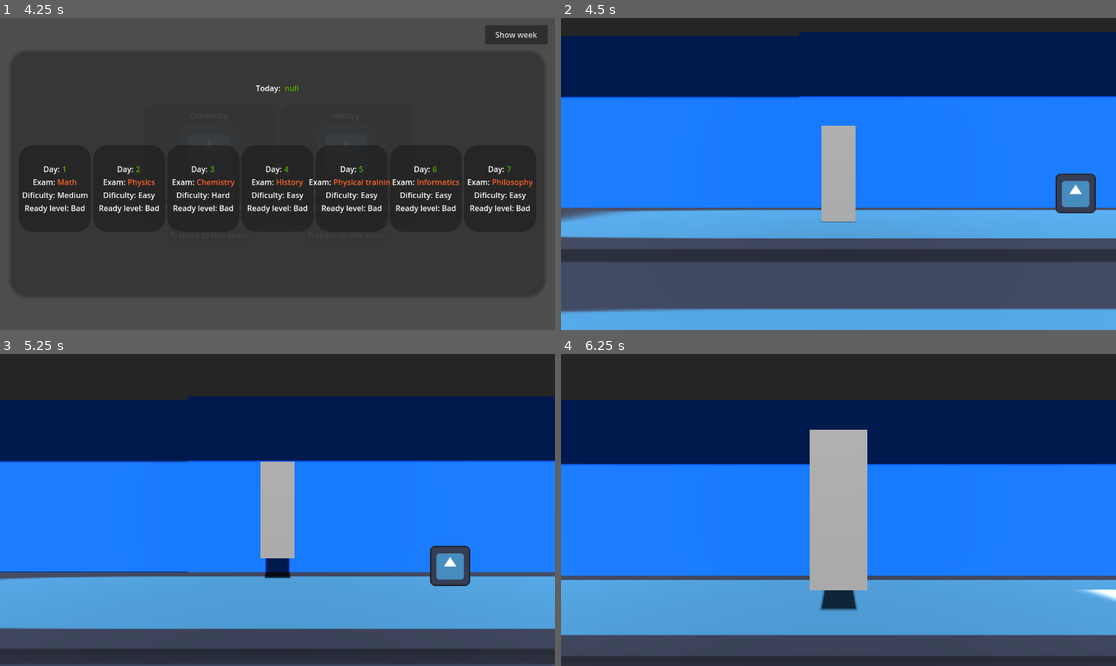
Above: before the commit, frames 1-4 (two rows, left to right).
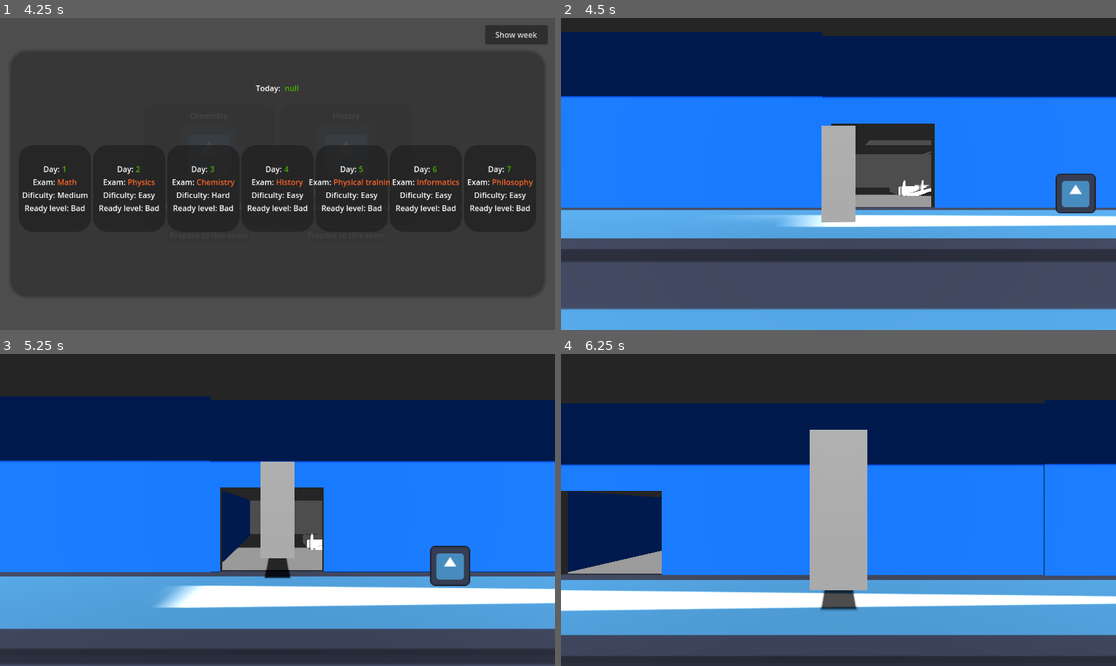
Above: after the commit, the same moments.

Repository: sudo-m3z1m/MakeItBeforeTheTest
Game: Godot game, scene res://Prefabs/UI/main_manu.tscn
Two runs of this game, one before a commit and one after it. Both use one fixed random seed, a clock stepped at 60 frames per second and the inputs below. The engine's default icon, where the game draws it, is replaced by a stand-in: a white triangle on a blue panel in a dark square.
Inputs:
- Up to frame 1 (4.25 s): click "Play!" at 0.5 s; click "Play on computer" at 1.25 s; click "Play on computer" at 2 s; click "Show week" at 2.75 s; click "Prepare to passing exam" at 3.5 s
- Up to frame 2 (4.5 s): click "Prepare to this exam" at 4.25 s
- Up to frame 3 (5.25 s): tap Enter (ui_accept) at 5 s; hold D (Right) from 5.03 s (still down)
- Up to frame 4 (6.25 s): tap Enter (ui_accept) at 5.27, 6.02 s; release D (Right) at 5.78 s; hold S (Down) from 5.78 s (still down)

Frame 1 is identical in both runs. In frame 2, 8.5% of the frame differs, in the area x 0-100%, y 4-95%; in frame 3, 9.8%; in frame 4, 11%, in the area x 0-100%, y 14-83%.

Commit message:
Changed size of floors in second step.

Diff:
--- a/Prefabs/Univercity/test_scene.tscn
+++ b/Prefabs/Univercity/test_scene.tscn
@@ -18,9 +18,9 @@
 [node name="TestScene" type="Node3D"]
 
 [node name="CSGBox3D" type="CSGBox3D" parent="."]
-transform = Transform3D(1, 0, 0, 0, 1, 0, 0, 0, 1, 20.9942, -2.41226, 0.33829)
+transform = Transform3D(1, 0, 0, 0, 1, 0, 0, 0, 1, 1.15825, -2.41226, 0.33829)
 use_collision = true
-size = Vector3(85.4482, 5.31885, 3.83179)
+size = Vector3(125.12, 5.31885, 3.83179)
 material = SubResource("StandardMaterial3D_qrxs7")
 
 [node name="Player" parent="." instance=ExtResource("2_kblx5")]
@@ -42,72 +42,42 @@
 item_path = "res://Prefabs/Items/smartphone.gd"
 
 [node name="Wall" type="CSGBox3D" parent="."]
-transform = Transform3D(1, 0, 0, 0, 1, 0, 0, 0, 1, 21.9837, 17.3467, -5.99272)
+transform = Transform3D(1, 0, 0, 0, 1, 0, 0, 0, 1, 32.7224, 17.3467, -5.99272)
 use_collision = true
-size = Vector3(47.2165, 34.3514, 9.18701)
+size = Vector3(26.0532, 34.3514, 9.18701)
 material = SubResource("StandardMaterial3D_ilteh")
 
-[node name="Upstairs" parent="." instance=ExtResource("5_ohu2p")]
-transform = Transform3D(1.6, 0, 0, 0, 1.6, 0, 0, 0, 1.6, 55.9267, 0.0287373, -6.62322)
+[node name="Wall2" type="CSGBox3D" parent="."]
+transform = Transform3D(1, 0, 0, 0, 1, 0, 0, 0, 1, -13.7062, 17.3467, -5.99272)
+use_collision = true
+size = Vector3(26.0532, 34.3514, 9.18701)
+material = SubResource("StandardMaterial3D_ilteh")
 
-[node name="Upstairs2" parent="." instance=ExtResource("5_ohu2p")]
-transform = Transform3D(1.6, 0, 0, 0, 1.6, 0, 0, 0, 1.6, -11.9305, 0.0287373, -6.62322)
-
-[node name="Upstairs3" parent="." instance=ExtResource("5_ohu2p")]
-transform = Transform3D(1.6, 0, 0, 0, 1.6, 0, 0, 0, 1.6, 55.9267, 7.47432, -6.62322)
-
-[node name="CSGBox3D2" parent="Upstairs3/FirstFloorCell/FirstFloor" index="0"]
-visible = true
-
-[node name="Upstairs4" parent="." instance=ExtResource("5_ohu2p")]
-transform = Transform3D(1.6, 0, 0, 0, 1.6, 0, 0, 0, 1.6, -11.9544, 7.47432, -6.62322)
-
-[node name="CSGBox3D2" parent="Upstairs4/FirstFloorCell/FirstFloor" index="0"]
-visible = true
-
-[node name="Upstairs5" parent="." instance=ExtResource("5_ohu2p")]
-transform = Transform3D(1.6, 0, 0, 0, 1.6, 0, 0, 0, 1.6, -11.9544, 14.9386, -6.62322)
-
-[node name="CSGBox3D2" parent="Upstairs5/FirstFloorCell/FirstFloor" index="0"]
-visible = true
-
-[node name="Upstairs6" parent="." instance=ExtResource("5_ohu2p")]
-transform = Transform3D(1.6, 0, 0, 0, 1.6, 0, 0, 0, 1.6, -11.9544, 22.3656, -6.62322)
-
-[node name="CSGBox3D2" parent="Upstairs6/FirstFloorCell/FirstFloor" index="0"]
-visible = true
-
-[node name="Upstairs7" parent="." instance=ExtResource("5_ohu2p")]
-transform = Transform3D(1.6, 0, 0, 0, 1.6, 0, 0, 0, 1.6, 55.927, 22.366, -6.623)
-
-[node name="CSGBox3D2" parent="Upstairs7/FirstFloorCell/FirstFloor" index="0"]
-visible = true
-
-[node name="Upstairs8" parent="." instance=ExtResource("5_ohu2p")]
-transform = Transform3D(1.6, 0, 0, 0, 1.6, 0, 0, 0, 1.6, 55.927, 14.939, -6.623)
-
-[node name="CSGBox3D2" parent="Upstairs8/FirstFloorCell/FirstFloor" index="0"]
-visible = true
+[node name="Wall3" type="CSGBox3D" parent="."]
+transform = Transform3D(1, 0, 0, 0, 1, 0, 0, 0, 1, -54.0285, 17.3467, -5.99272)
+use_collision = true
+size = Vector3(15.6916, 34.3514, 9.18701)
+material = SubResource("StandardMaterial3D_ilteh")
 
 [node name="SecondFloor" type="CSGBox3D" parent="."]
-transform = Transform3D(1, 0, 0, 0, 1, 0, 0, 0, 1, 21.5292, 7.53035, 0.359741)
+transform = Transform3D(1, 0, 0, 0, 1, 0, 0, 0, 1, 1.13024, 7.53035, 0.359741)
 use_collision = true
-size = Vector3(84.7977, 0.162109, 3.76733)
+size = Vector3(125.596, 0.162109, 3.76733)
 
 [node name="ThirdFloor" type="CSGBox3D" parent="."]
-transform = Transform3D(1, 0, 0, 0, 1, 0, 0, 0, 1, 21.3891, 15.0081, 0.465437)
+transform = Transform3D(1, 0, 0, 0, 1, 0, 0, 0, 1, 0.983551, 15.0081, 0.465437)
 use_collision = true
-size = Vector3(85.078, 0.162109, 3.76733)
+size = Vector3(125.889, 0.162109, 3.76733)
 
 [node name="ThirdFloor2" type="CSGBox3D" parent="."]
-transform = Transform3D(1, 0, 0, 0, 1, 0, 0, 0, 1, 21.389, 22.432, 0.465)
+transform = Transform3D(1, 0, 0, 0, 1, 0, 0, 0, 1, 0.995415, 22.432, 0.465)
 use_collision = true
-size = Vector3(85.078, 0.2, 3.767)
+size = Vector3(125.865, 0.2, 3.767)
 
 [node name="ThirdFloor3" type="CSGBox3D" parent="."]
-transform = Transform3D(1, 0, 0, 0, 1, 0, 0, 0, 1, 21.389, 29.8567, 0.465)
+transform = Transform3D(1, 0, 0, 0, 1, 0, 0, 0, 1, 0.707817, 29.8567, 0.465)
 use_collision = true
-size = Vector3(85.078, 0.2, 3.767)
+size = Vector3(126.44, 0.2, 3.767)
 
 [node name="WorldEnvironment" type="WorldEnvironment" parent="."]
 environment = SubResource("Environment_kc4n5")
@@ -116,9 +86,83 @@
 transform = Transform3D(1, 0, 0, 0, 1, 0, 0, 0, 2.44321, 31.253, 0.968542, 0)
 speed_decrease_multiplier = 0.1
 
-[editable path="Upstairs3"]
-[editable path="Upstairs4"]
-[editable path="Upstairs5"]
-[editable path="Upstairs6"]
-[editable path="Upstairs7"]
-[editable path="Upstairs8"]
+[node name="LeftWingUpstairs" type="Node3D" parent="."]
+transform = Transform3D(1, 0, 0, 0, 1, 0, 0, 0, 1, -24.2607, 0, 0)
+
+[node name="Upstairs" parent="LeftWingUpstairs" instance=ExtResource("5_ohu2p")]
+transform = Transform3D(1.6, 0, 0, 0, 1.6, 0, 0, 0, 1.6, -11.9305, 0.0287373, -6.62322)
+
+[node name="Upstairs2" parent="LeftWingUpstairs" instance=ExtResource("5_ohu2p")]
+transform = Transform3D(1.6, 0, 0, 0, 1.6, 0, 0, 0, 1.6, -11.9544, 7.47432, -6.62322)
+
+[node name="CSGBox3D2" parent="LeftWingUpstairs/Upstairs2/FirstFloorCell/FirstFloor" index="0"]
+visible = true
+
+[node name="Upstairs3" parent="LeftWingUpstairs" instance=ExtResource("5_ohu2p")]
+transform = Transform3D(1.6, 0, 0, 0, 1.6, 0, 0, 0, 1.6, -11.9544, 14.9386, -6.62322)
+
+[node name="CSGBox3D2" parent="LeftWingUpstairs/Upstairs3/FirstFloorCell/FirstFloor" index="0"]
+visible = true
+
+[node name="Upstairs4" parent="LeftWingUpstairs" instance=ExtResource("5_ohu2p")]
+transform = Transform3D(1.6, 0, 0, 0, 1.6, 0, 0, 0, 1.6, -11.9544, 22.3656, -6.62322)
+
+[node name="CSGBox3D2" parent="LeftWingUpstairs/Upstairs4/FirstFloorCell/FirstFloor" index="0"]
+visible = true
+
+[node name="RightWingUpstairs" type="Node3D" parent="."]
+
+[node name="Upstairs" parent="RightWingUpstairs" instance=ExtResource("5_ohu2p")]
+transform = Transform3D(1.6, 0, 0, 0, 1.6, 0, 0, 0, 1.6, 55.9267, 0.0287373, -6.62322)
+
+[node name="Upstairs2" parent="RightWingUpstairs" instance=ExtResource("5_ohu2p")]
+transform = Transform3D(1.6, 0, 0, 0, 1.6, 0, 0, 0, 1.6, 55.9267, 7.47432, -6.62322)
+
+[node name="CSGBox3D2" parent="RightWingUpstairs/Upstairs2/FirstFloorCell/FirstFloor" index="0"]
+visible = true
+
+[node name="Upstairs3" parent="RightWingUpstairs" instance=ExtResource("5_ohu2p")]
+transform = Transform3D(1.6, 0, 0, 0, 1.6, 0, 0, 0, 1.6, 55.927, 14.939, -6.623)
+
+[node name="CSGBox3D2" parent="RightWingUpstairs/Upstairs3/FirstFloorCell/FirstFloor" index="0"]
+visible = true
+
+[node name="Upstairs4" parent="RightWingUpstairs" instance=ExtResource("5_ohu2p")]
+transform = Transform3D(1.6, 0, 0, 0, 1.6, 0, 0, 0, 1.6, 55.927, 22.366, -6.623)
+
+[node name="CSGBox3D2" parent="RightWingUpstairs/Upstairs4/FirstFloorCell/FirstFloor" index="0"]
+visible = true
+
+[node name="MiddleWingUpstairs" type="Node3D" parent="."]
+transform = Transform3D(1, 0, 0, 0, 1, 0, 0, 0, 1, -51.8866, 0, 0)
+
+[node name="Upstairs" parent="MiddleWingUpstairs" instance=ExtResource("5_ohu2p")]
+transform = Transform3D(1.6, 0, 0, 0, 1.6, 0, 0, 0, 1.6, 61.333, 0.0287373, -6.62322)
+
+[node name="Upstairs2" parent="MiddleWingUpstairs" instance=ExtResource("5_ohu2p")]
+transform = Transform3D(1.6, 0, 0, 0, 1.6, 0, 0, 0, 1.6, 61.333, 7.47432, -6.62322)
+
+[node name="CSGBox3D2" parent="MiddleWingUpstairs/Upstairs2/FirstFloorCell/FirstFloor" index="0"]
+visible = true
+
+[node name="Upstairs3" parent="MiddleWingUpstairs" instance=ExtResource("5_ohu2p")]
+transform = Transform3D(1.6, 0, 0, 0, 1.6, 0, 0, 0, 1.6, 61.3333, 14.939, -6.623)
+
+[node name="CSGBox3D2" parent="MiddleWingUpstairs/Upstairs3/FirstFloorCell/FirstFloor" index="0"]
+visible = true
+
+[node name="Upstairs4" parent="MiddleWingUpstairs" instance=ExtResource("5_ohu2p")]
+transform = Transform3D(1.6, 0, 0, 0, 1.6, 0, 0, 0, 1.6, 61.3333, 22.366, -6.623)
+
+[node name="CSGBox3D2" parent="MiddleWingUpstairs/Upstairs4/FirstFloorCell/FirstFloor" index="0"]
+visible = true
+
+[editable path="LeftWingUpstairs/Upstairs2"]
+[editable path="LeftWingUpstairs/Upstairs3"]
+[editable path="LeftWingUpstairs/Upstairs4"]
+[editable path="RightWingUpstairs/Upstairs2"]
+[editable path="RightWingUpstairs/Upstairs3"]
+[editable path="RightWingUpstairs/Upstairs4"]
+[editable path="MiddleWingUpstairs/Upstairs2"]
+[editable path="MiddleWingUpstairs/Upstairs3"]
+[editable path="MiddleWingUpstairs/Upstairs4"]
